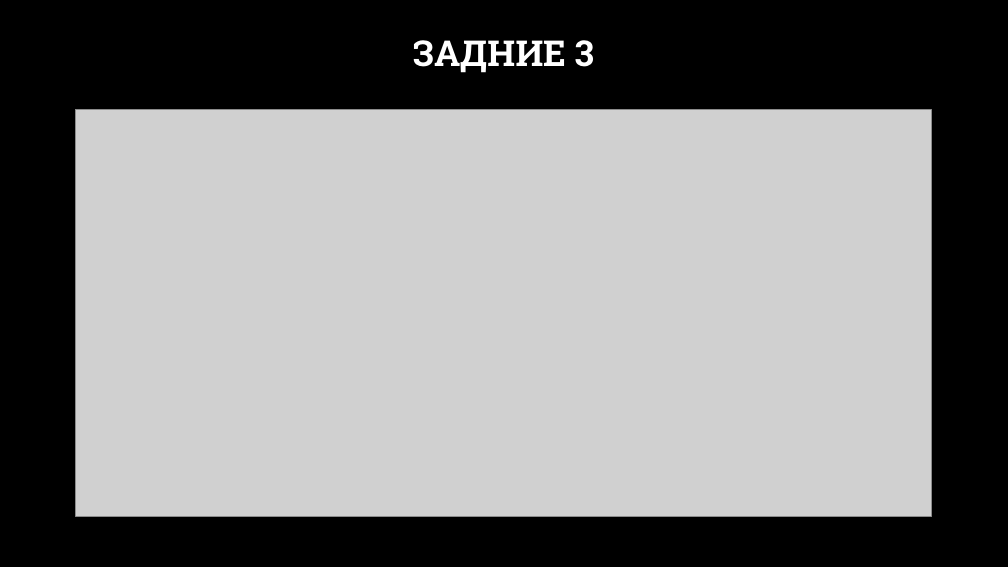
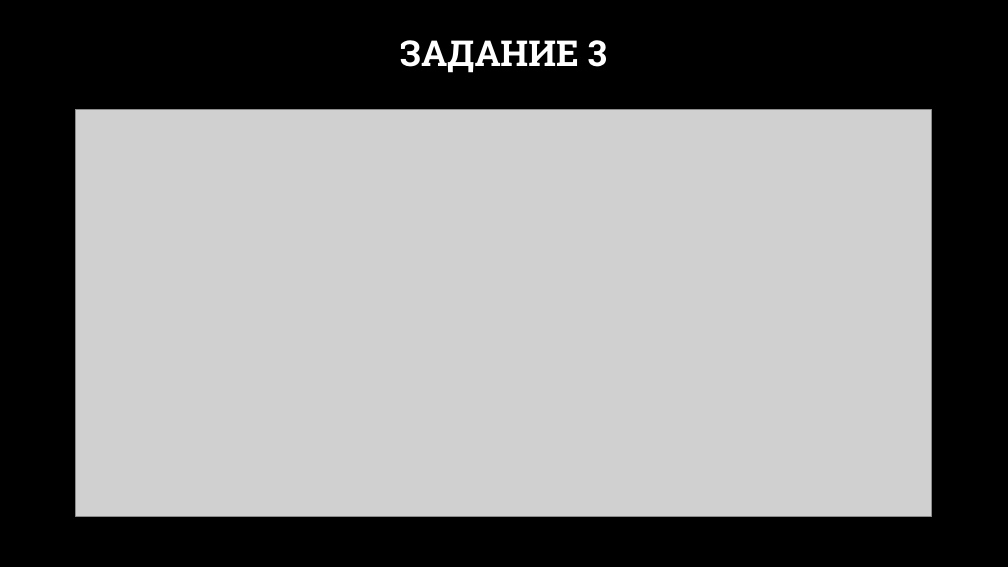
Before and after one commit to egxr3301/cursach, a slide deck: slide 5 of Курсовая работа.pptx. Drawn at 1008x567 pixels with LibreOffice and Linux fonts; fonts in the diff are those of the drawing; grey boxes stand for pictures; background and template pictures are left out. Boxes give left, top, right and bottom in pixels: in the first picture for what was removed or moved away, otherwise in the second. Text is boxed around its words. In the diff, an @@ line names an element or a change of style, - is before the commit and + after.

```diff
--- a/Курсовая работа.pptx
+++ b/Курсовая работа.pptx
@@ title at (x1=400, y1=40, x2=607, y2=73): text changed @@
-ЗАДНИЕ 3
+ЗАДАНИЕ 3
```
Also in this commit, not shown: 1 slide added, 1 slide removed.
